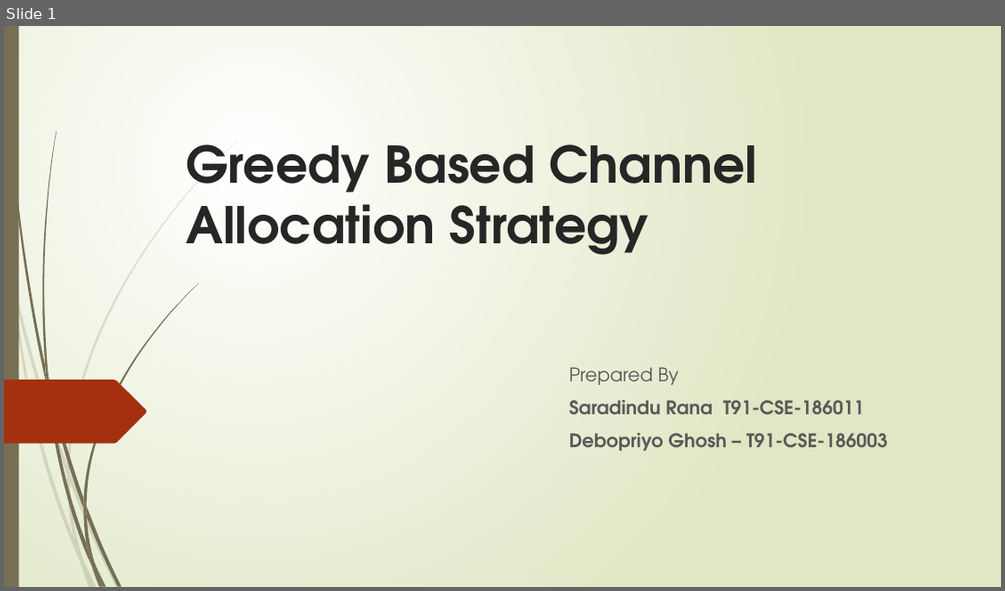
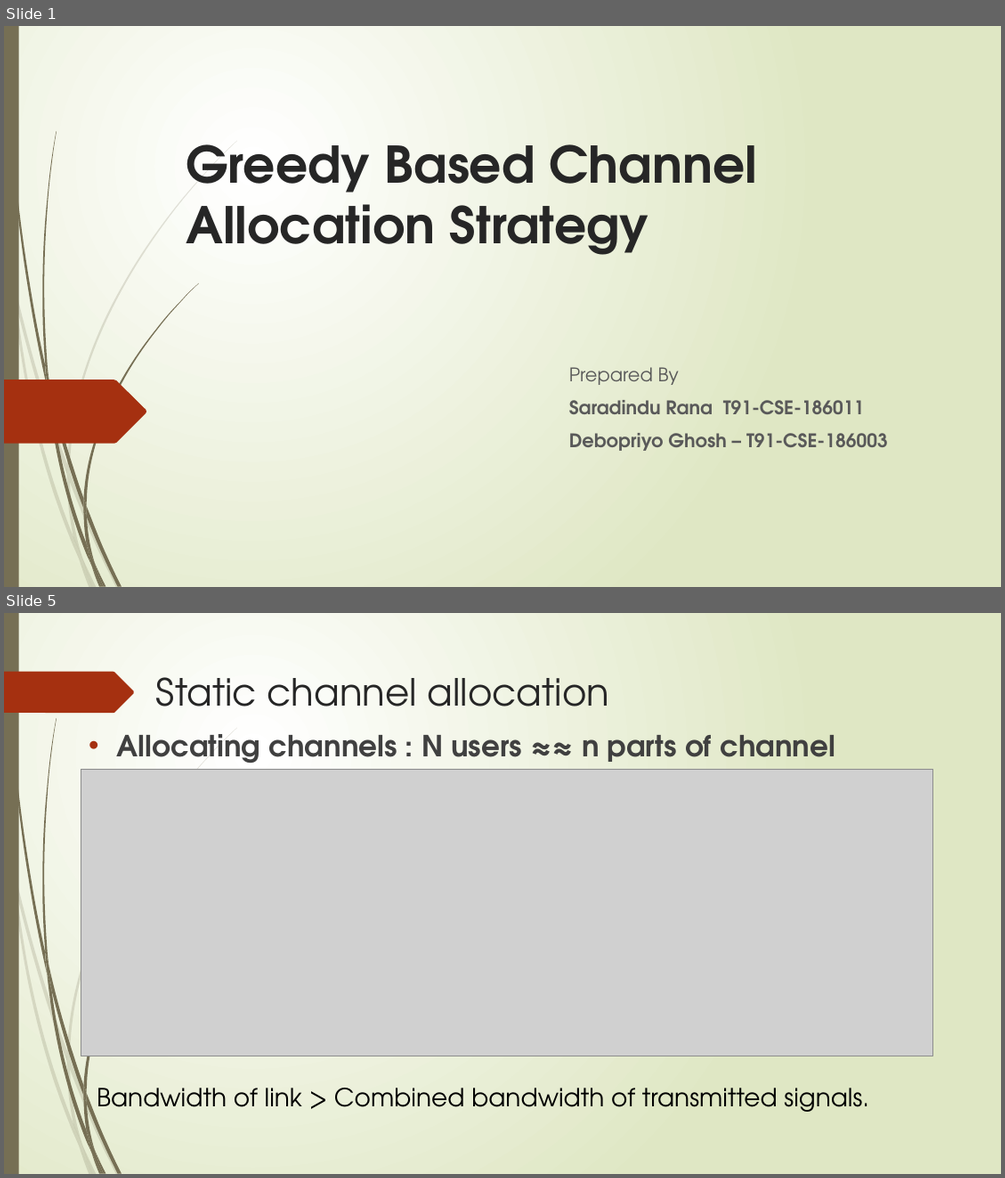
Before and after one commit to debopriyodjghosh/Channel-allocation-web-app, a slide deck: Docs/ppt.pptx. Shown one above the other, each under a label of ours: slide 1 before the commit, slides 1 and 5 after it; the slides between them are not shown. The pictures are 1005x591 and 1005x1178 pixels, drawn with LibreOffice and Linux fonts; fonts in the diff are those of the drawing; grey boxes stand for pictures. Boxes give left, top, right and bottom in pixels: in the first picture for what was removed or moved away, otherwise in the second. Text is boxed around its words. In the diff, an @@ line names an element or a change of style, - is before the commit and + after.

```diff
--- a/Docs/ppt.pptx
+++ b/Docs/ppt.pptx
@@ slide 5 added at box(4, 613, 1001, 1174), background gradient #FFFFFF to #DFE8C4; not listed: 23 template elements that a slide beside it also shows @@
@@ freeform shape added at box(4, 672, 134, 713), fill #A53010 @@
@@ title added at box(156, 677, 610, 706), 36 pt, text #262626 @@
+Static channel allocation
@@ text added at box(117, 734, 835, 763), 28 pt, text #404040, bold @@
+• Allocating channels : N users ≈≈ n parts of channel
@@ picture added at box(81, 769, 933, 1055) @@
@@ text added at box(97, 1087, 869, 1111), 24 pt, text #000000 @@
+Bandwidth of link > Combined bandwidth of transmitted signals.
```
Also in this commit, not shown: 1 slide changed, 5 other slides added, 1 slide removed, 14 other files.
